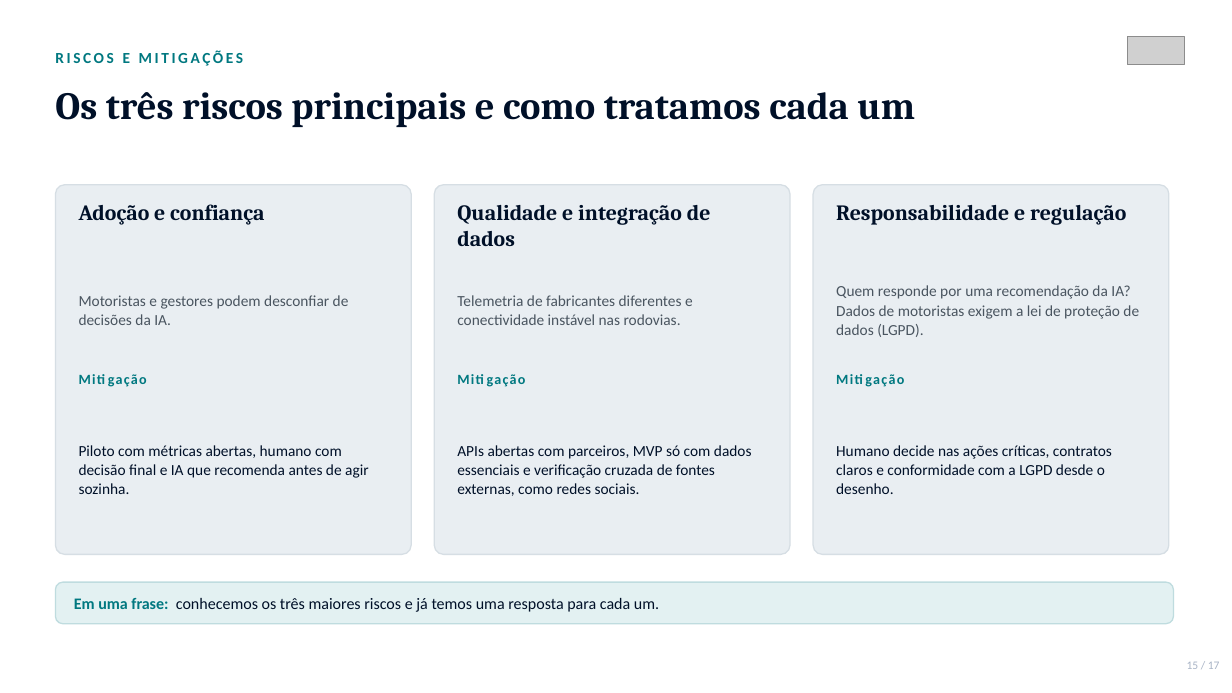
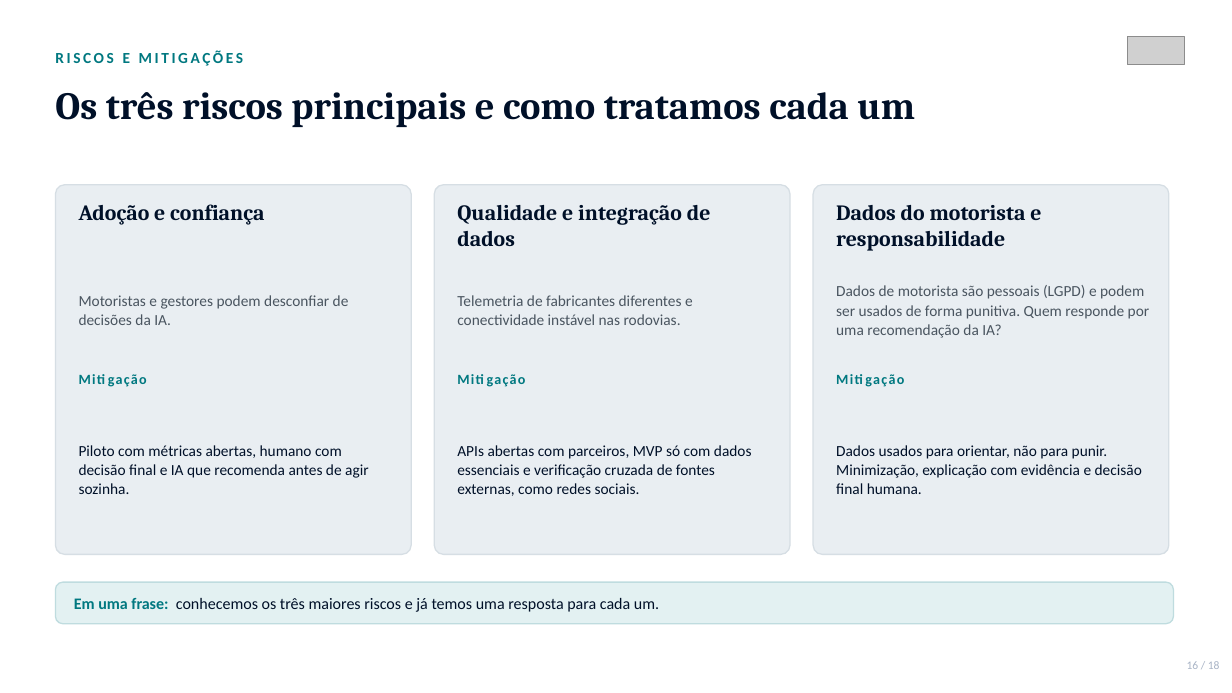
Before and after one commit to phdandrade-pixel/fleetmind-ai, a slide deck: slide 16 of pitch/FleetMind_AI_Apresentacao_Executiva.pptx (slide 15 before the commit). Drawn at 1232x693 pixels with LibreOffice and Linux fonts; fonts in the diff are those of the drawing; grey boxes stand for pictures. Boxes give left, top, right and bottom in pixels: in the first picture for what was removed or moved away, otherwise in the second. Text is boxed around its words. In the diff, an @@ line names an element or a change of style, - is before the commit and + after.

```diff
--- a/pitch/FleetMind_AI_Apresentacao_Executiva.pptx
+++ b/pitch/FleetMind_AI_Apresentacao_Executiva.pptx
@@ text at bbox=[836, 205, 1041, 251]: text changed @@
-Responsabilidade e regulação
+Dados do motorista e responsabilidade
@@ text at bbox=[836, 285, 1150, 338]: text changed @@
-Quem responde por uma recomendação da IA? Dados de motoristas exigem a lei de proteção de dados (LGPD).
+Dados de motorista são pessoais (LGPD) e podem ser usados de forma punitiva. Quem responde por uma recomendação da IA?
@@ text at bbox=[836, 445, 1142, 494]: text changed @@
-Humano decide nas ações críticas, contratos claros e conformidade com a LGPD desde o desenho.
+Dados usados para orientar, não para punir. Minimização, explicação com evidência e decisão final humana.
@@ text at bbox=[1187, 661, 1220, 669]: text changed @@
-15 / 17
+16 / 18
```
Also in this commit, not shown: 14 other slides changed, 3 slides added, 2 slides removed, 1 other file.
